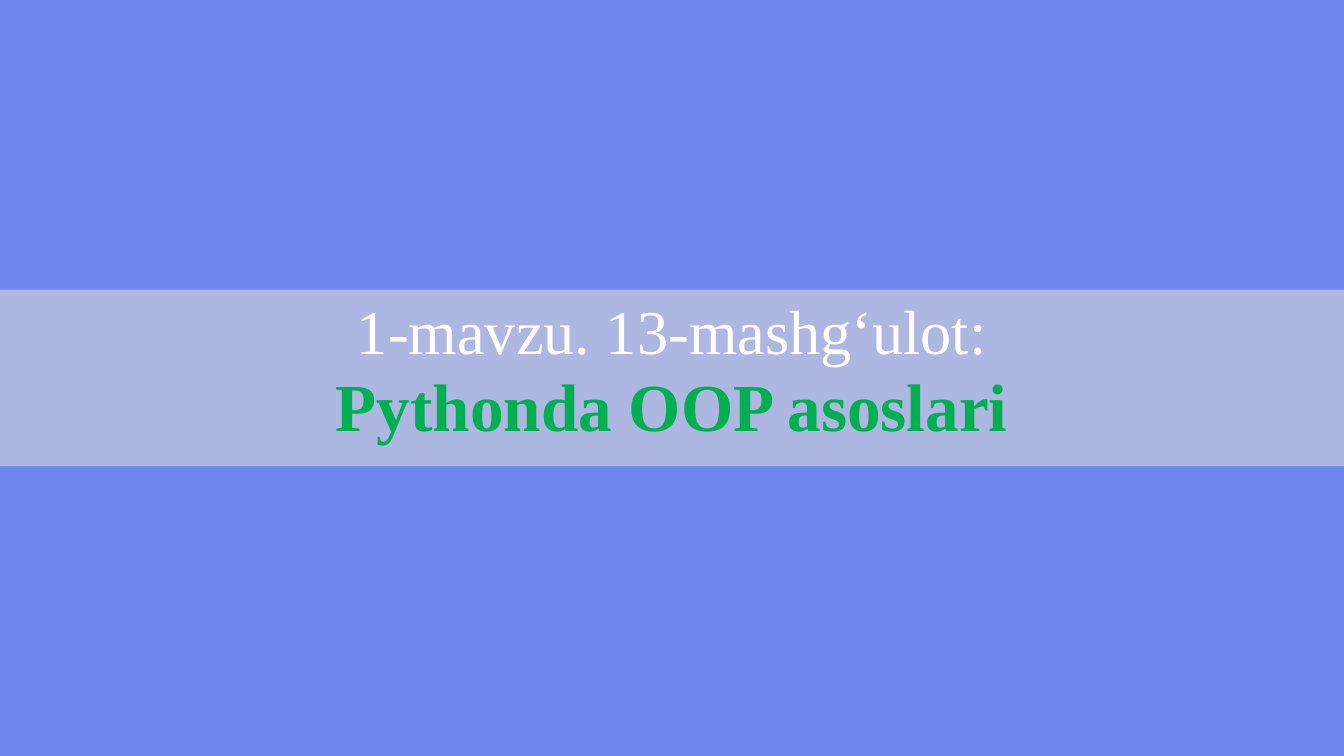
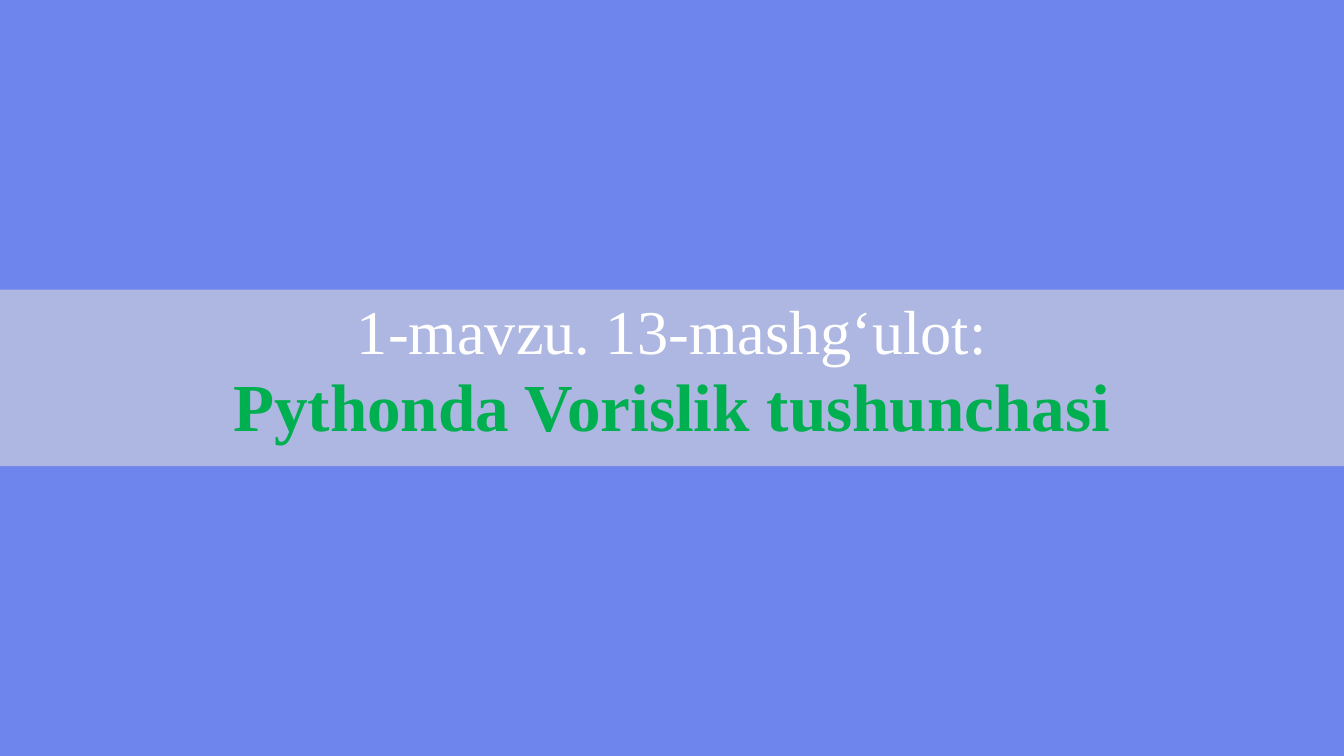
Before and after one commit to qwerty291996/2025-2026, a slide deck: slide 1 of Dars materiallari 2025-2026/Python dasturlash tili 2025-2026/5-kurs/1.13 Vorislik/1.13 Vorislik.pptx. Drawn at 1344x756 pixels with LibreOffice and Linux fonts; fonts in the diff are those of the drawing; background and template pictures are left out. Boxes give left, top, right and bottom in pixels: in the first picture for what was removed or moved away, otherwise in the second. Text is boxed around its words. In the diff, an @@ line names an element or a change of style, - is before the commit and + after.

```diff
--- a/Dars materiallari 2025-2026/Python dasturlash tili 2025-2026/5-kurs/1.13 Vorislik/1.13 Vorislik.pptx
+++ b/Dars materiallari 2025-2026/Python dasturlash tili 2025-2026/5-kurs/1.13 Vorislik/1.13 Vorislik.pptx
@@ text in rectangle at (x1=233, y1=384, x2=1110, y2=444): text changed @@
-Pythonda OOP asoslari
+Pythonda Vorislik tushunchasi
```
Also in this commit, not shown: 1 other slide changed, 11 slides added, 2 other files.
